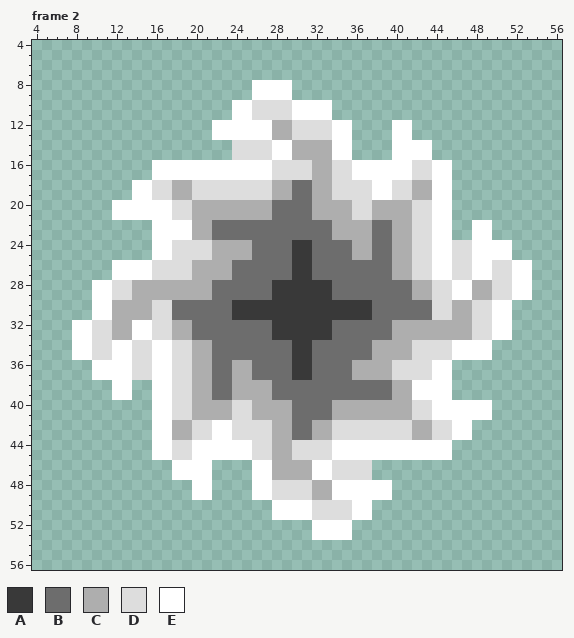
Two versions of one pixel-art file, games/Phaser-Snake-Game/public/assets/sprites/portal.aseprite. Above is the file before it was changed.
64x64 pixels, 6 frames. Shown: frame 2: x 4..56, y 4..56. The commit also changed other frames, which this record leaves out.
Palette (. is transparent): A #393939  B #6d6d6d  C #aeaeae  D #dddddd  E #ffffff
The same view after the edit:
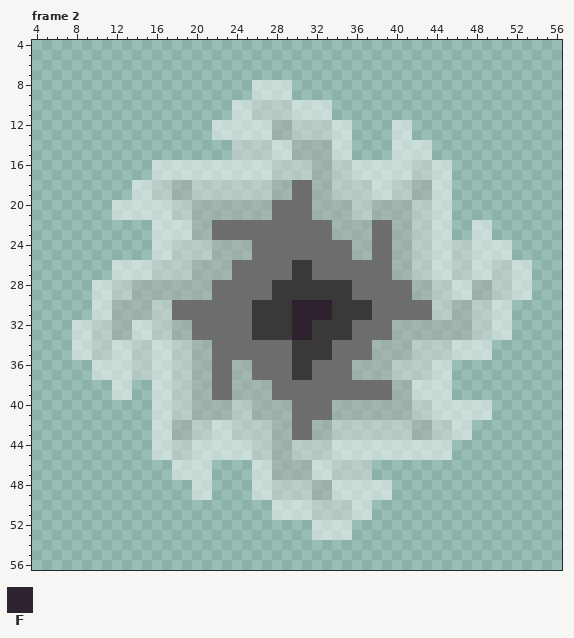
Colours new in this view: F #2e222f
What changed:
layer "base_translucent" added
@@ palette @@
-C #aeaeae
+C #aeaeae80
-D #dddddd
+D #dddddd80
-E #ffffff
+E #ffffff80
--- frame 2, layer "base"
@@ x 22..37 @@
 23 BBBBBBBBBBBBCCCC
-24 CCCCBBBBAABBBBCC
-25 CCCCBBBBAABBBBCC
+24 CCCCBBBBBBBBBBCC
+25 CCCCBBBBBBBBBBCC
 26 CCBBBBBBAABBBBBB
 27 CCBBBBBBAABBBBBB
-28 BBBBBBAAAAAABBBB
-29 BBBBBBAAAAAABBBB
-30 BBAAAAAAAAAAAAAA
-31 BBAAAAAAAAAAAAAA
-32 BBBBBBAAAAAABBBB
-33 BBBBBBAAAAAABBBB
-34 BBBBBBBBAABBBBBB
-35 BBBBBBBBAABBBBBB
+28 BBBBBBAAAAAAAABB
+29 BBBBBBAAAAAAAABB
+30 BBBBAAAAFFFFAAAA
+31 BBBBAAAAFFFFAAAA
+32 BBBBAAAAFFAAAABB
+33 BBBBAAAAFFAAAABB
+34 BBBBBBBBAAAABBBB
+35 BBBBBBBBAAAABBBB
 36 BBCCBBBBAABBBBCC
Pixel boxes of the changes (left, top, right, bottom) in both pictures:
changed: (72, 80, 532, 540)
